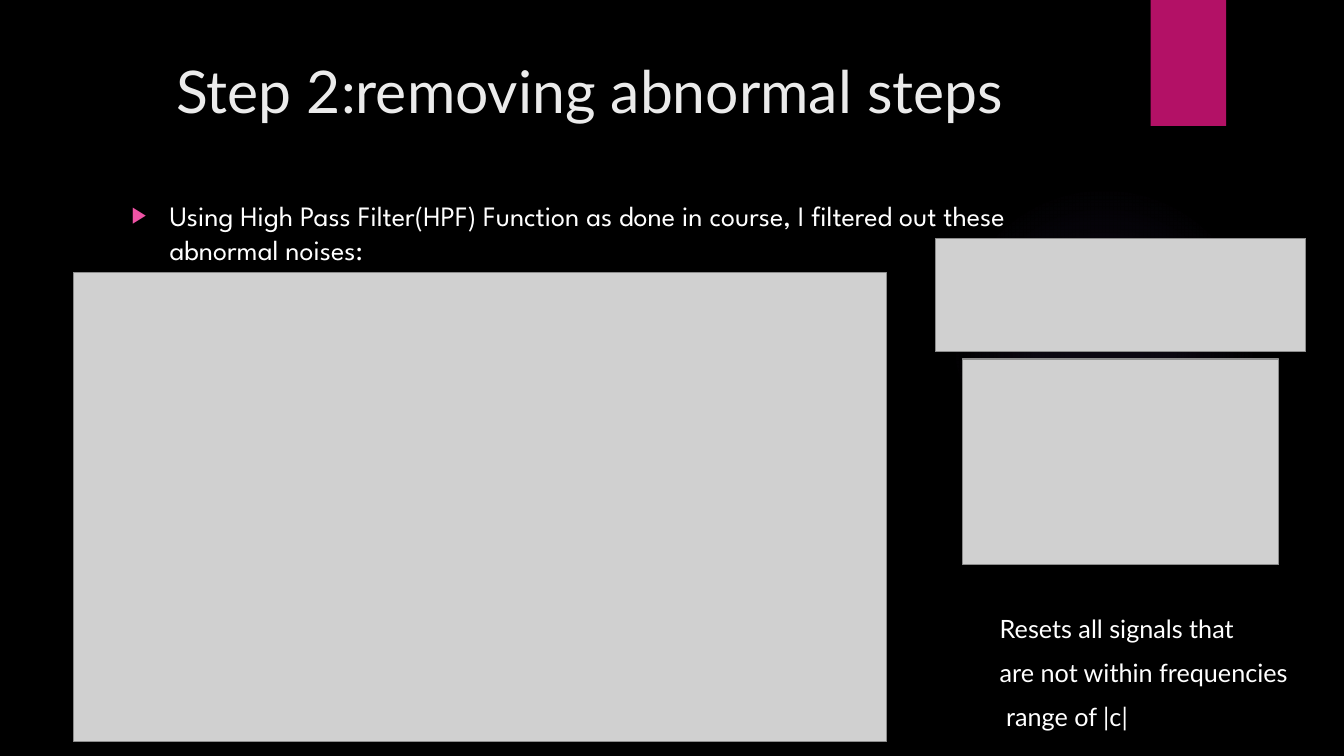
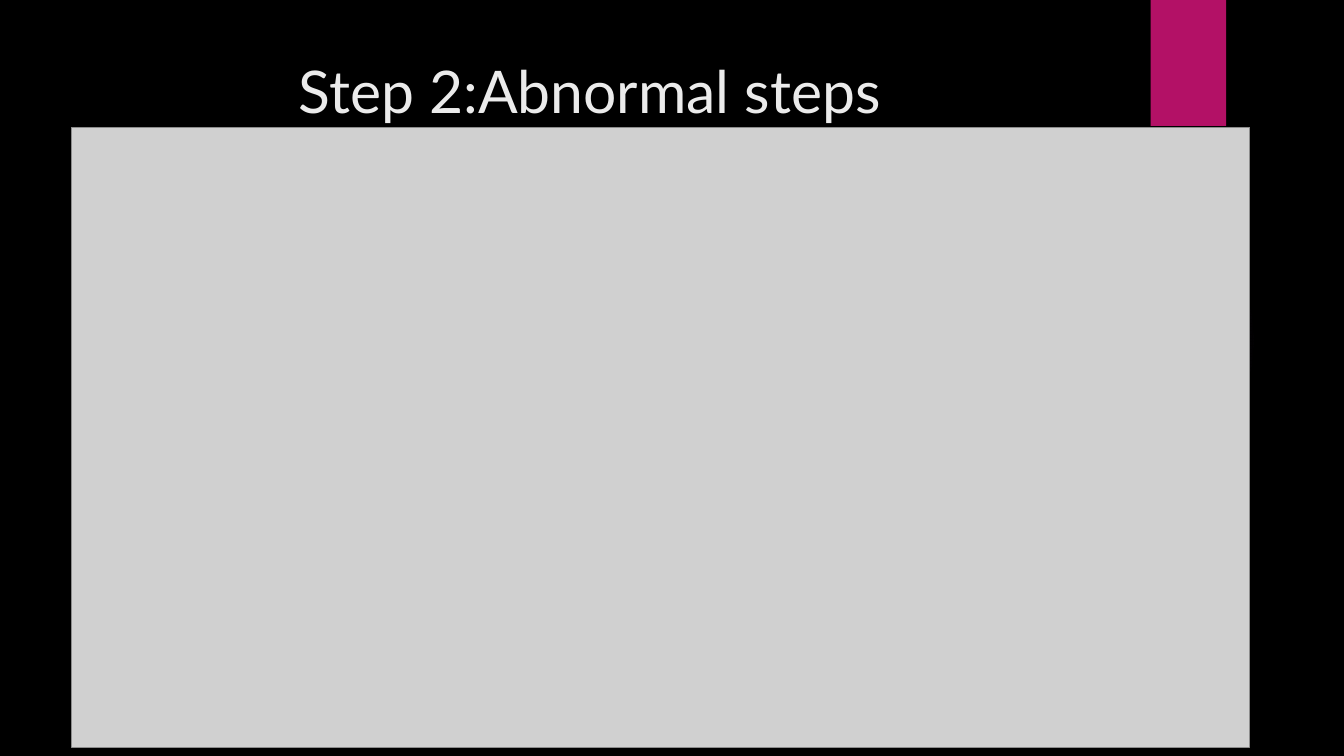
Before and after one commit to Omri110/Gyroscope-step-modeling--Matlab, a slide deck: slide 10 of Project_Presentation.pptx (slide 8 before the commit). Drawn at 1344x756 pixels with LibreOffice and Linux fonts; fonts in the diff are those of the drawing; grey boxes stand for pictures; background and template pictures are left out. Boxes give left, top, right and bottom in pixels: in the first picture for what was removed or moved away, otherwise in the second. Text is boxed around its words. In the diff, an @@ line names an element or a change of style, - is before the commit and + after.

Commit message:
project about IMU Data steps analyzing
project about IMU Data steps analyzing

```diff
--- a/Project_Presentation.pptx
+++ b/Project_Presentation.pptx
@@ title at <box>299,69,881,123</box>: text changed @@
-Step 2:removing abnormal steps
+Step 2:Abnormal steps
@@ picture: place and size @@
-picture at <box>74,272,887,741</box>
+picture at <box>72,127,1250,747</box>
@@ text removed at <box>170,206,1004,261</box> @@
-▶ Using High Pass Filter(HPF) Function as done in course, I filtered out these abnormal noises:
@@ picture removed at <box>936,238,1307,352</box> @@
@@ picture removed at <box>963,359,1279,565</box> @@
@@ text removed at <box>1000,619,1288,731</box> @@
-Resets all signals that
-are not within frequencies
-range of |c|
```
Also in this commit, not shown: 3 other slides changed, 6 slides added, 3 slides removed, 25 other files.
